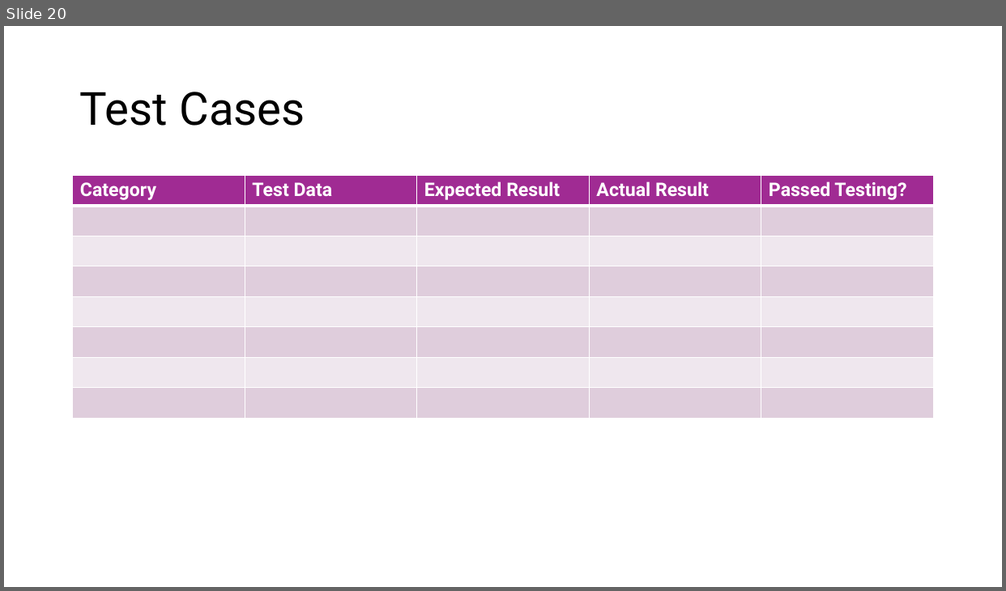
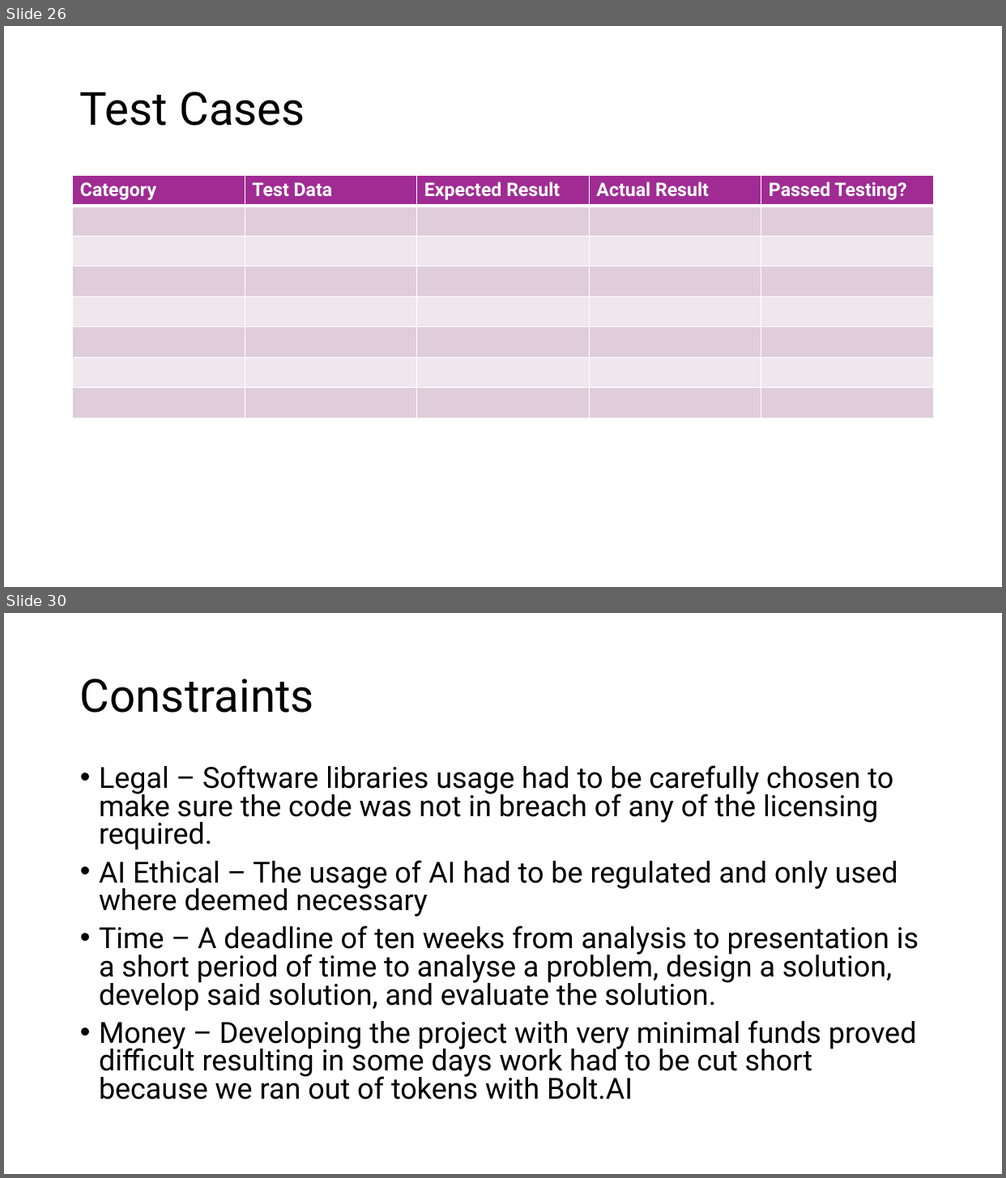
Before and after one commit to theneofan/SWQS_Version_Control, a slide deck: PowerPoint/SWQSPowerpoint.pptx. Shown one above the other, each under a label of ours: slide 20 before the commit, slides 26 and 30 after it; the slides between them are not shown. The pictures are 1006x591 and 1006x1178 pixels, drawn with LibreOffice and Linux fonts; fonts in the diff are those of the drawing. Boxes give left, top, right and bottom in pixels: in the first picture for what was removed or moved away, otherwise in the second. Text is boxed around its words. In the diff, an @@ line names an element or a change of style, - is before the commit and + after.

```diff
--- a/PowerPoint/SWQSPowerpoint.pptx
+++ b/PowerPoint/SWQSPowerpoint.pptx
@@ slide 30 added at box(4, 613, 1002, 1174), background #FFFFFF @@
@@ title added at box(80, 679, 314, 713), 44 pt, text #000000 @@
+Constraints
@@ text added at box(99, 765, 918, 1100), 28 pt, text #000000 @@
+• Legal – Software libraries usage had to be carefully chosen to make sure the code was not in breach of any of the licensing required.
+• AI Ethical – The usage of AI had to be regulated and only used where deemed necessary
+• Time – A deadline of ten weeks from analysis to presentation is a short period of time to analyse a problem, design a solution, develop said solution, and evaluate the solution.
+• Money – Developing the project with very minimal funds proved difficult resulting in some days work had to be cut short because we ran out of tokens with Bolt.AI
@@ what was slide 20 is now slide 26 @@
```
Also in this commit, not shown: 10 other slides added.
